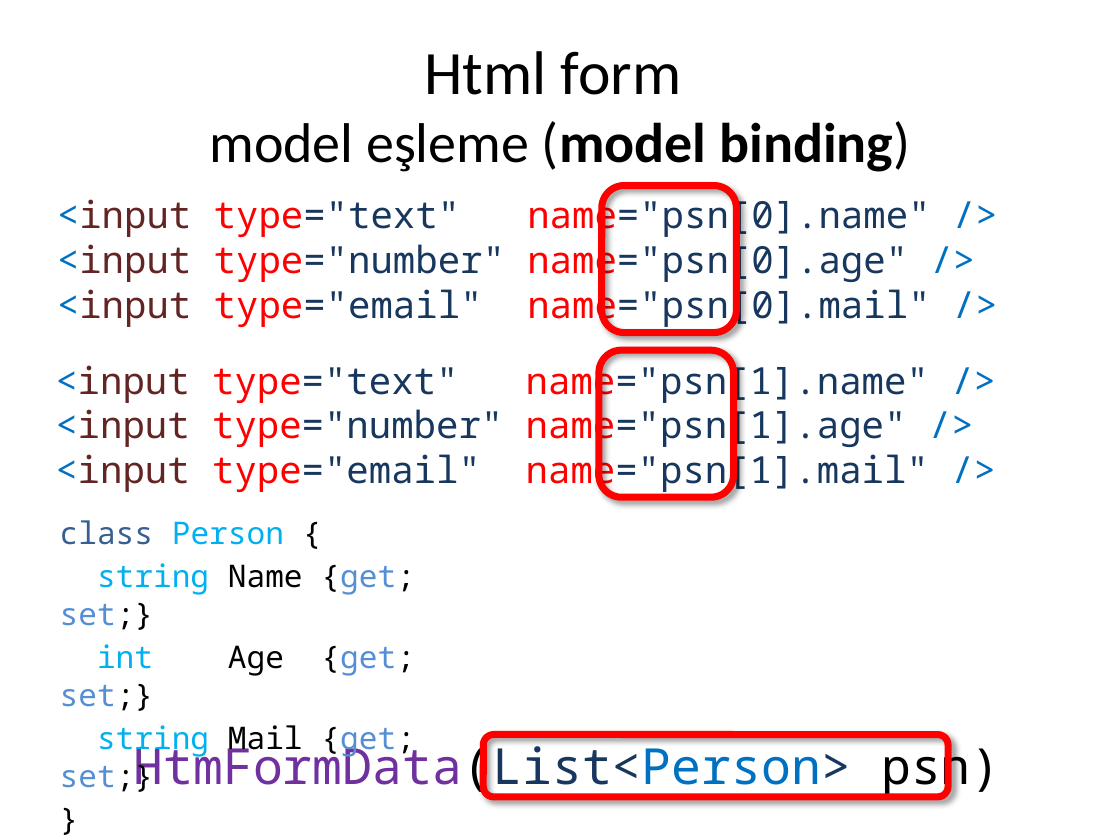
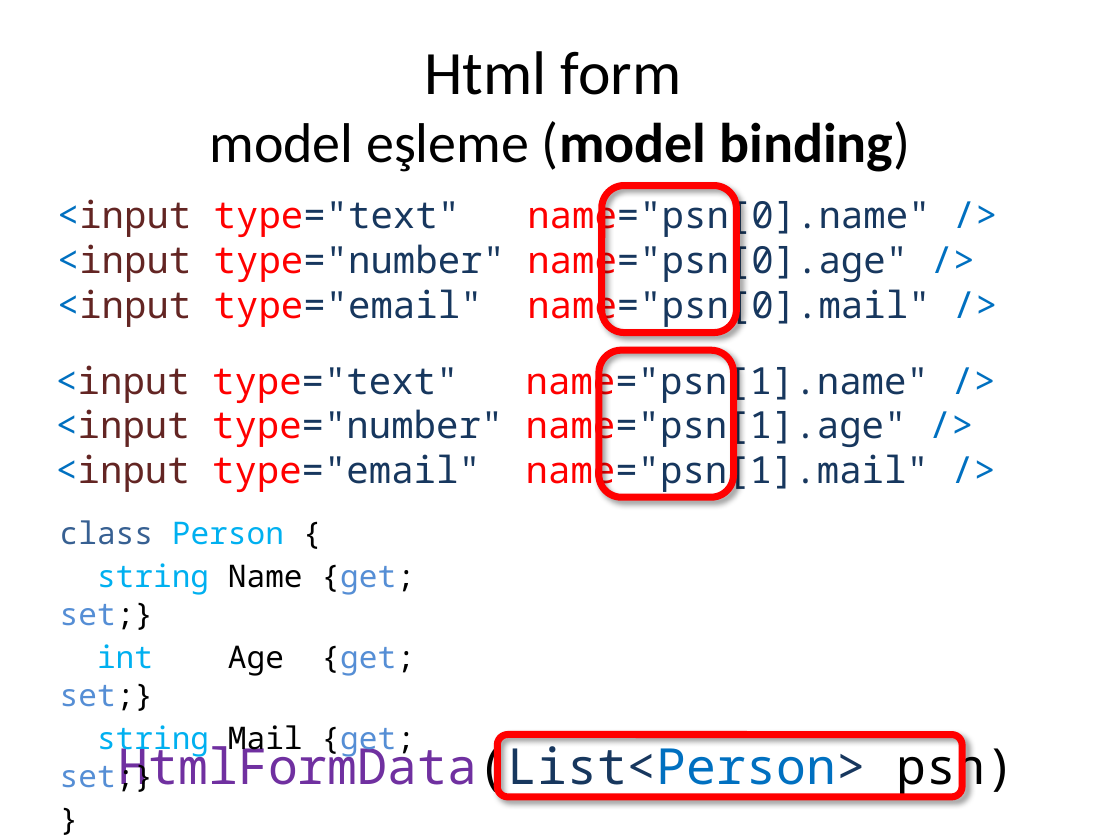
Before and after one commit to cemmerven/attrac, a slide deck: slide 10 of AttendanceTracker/Html form ve veri aktarımı.pptx. Drawn at 1120x840 pixels with LibreOffice and Linux fonts; fonts in the diff are those of the drawing. Boxes give left, top, right and bottom in pixels: in the first picture for what was removed or moved away, otherwise in the second. Text is boxed around its words. In the diff, an @@ line names an element or a change of style, - is before the commit and + after.

Commit message:
added HtmlHelper topics

```diff
--- a/AttendanceTracker/Html form ve veri aktarımı.pptx
+++ b/AttendanceTracker/Html form ve veri aktarımı.pptx
@@ text at box(119, 737, 1015, 797): text changed @@
-HtmFormData(List<Person> psn)
+HtmlFormData(List<Person> psn)
@@ rounded rectangle: place and size @@
-rounded rectangle at box(484, 735, 949, 797)
+rounded rectangle at box(497, 735, 962, 797)
```
Also in this commit, not shown: 7 other slides changed, 2 slides added, 9 other files.
